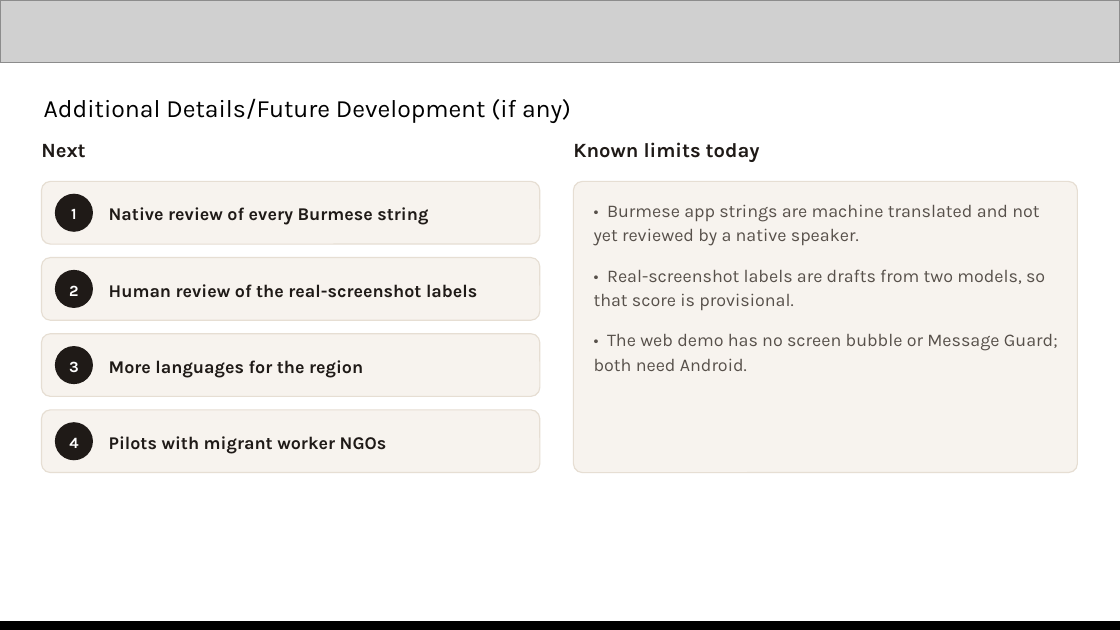
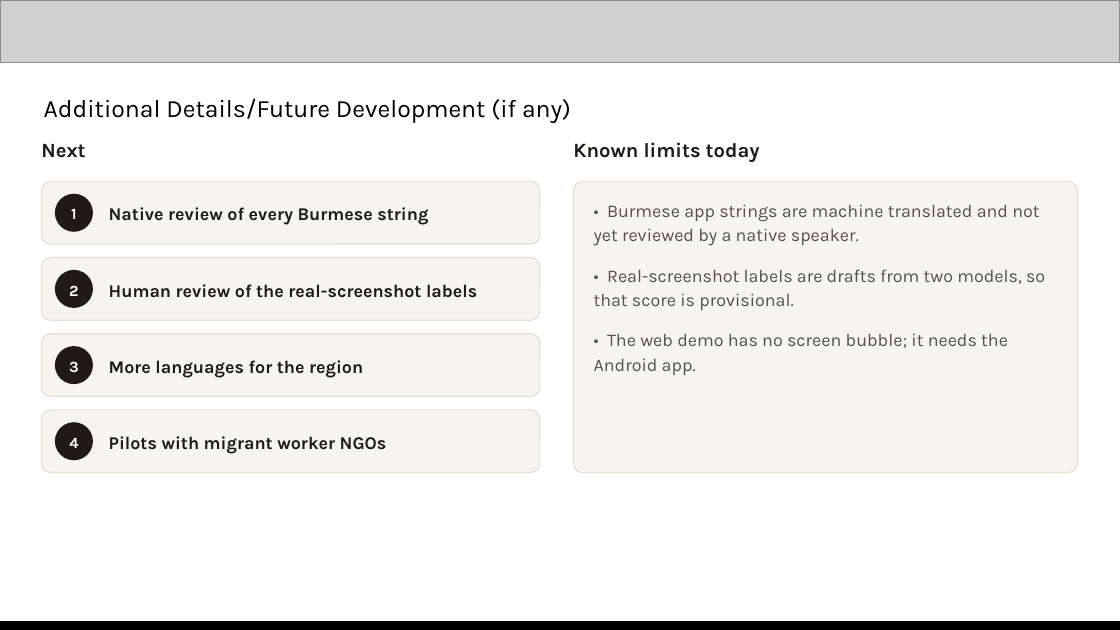
Before and after one commit to minthein128/scamshield, a slide deck: slide 12 of pitch/Kakwe-AIBuilderCup-submission.pptx. Drawn at 1120x630 pixels with LibreOffice and Linux fonts; fonts in the diff are those of the drawing; grey boxes stand for pictures. Boxes give left, top, right and bottom in pixels: in the first picture for what was removed or moved away, otherwise in the second. Text is boxed around its words. In the diff, an @@ line names an element or a change of style, - is before the commit and + after.

```diff
--- a/pitch/Kakwe-AIBuilderCup-submission.pptx
+++ b/pitch/Kakwe-AIBuilderCup-submission.pptx
@@ text at (594,334,1008,375): text changed @@
-• The web demo has no screen bubble or Message Guard; both need Android.
+• The web demo has no screen bubble; it needs the Android app.
```
Also in this commit, not shown: 6 other slides changed, 13 other files.
